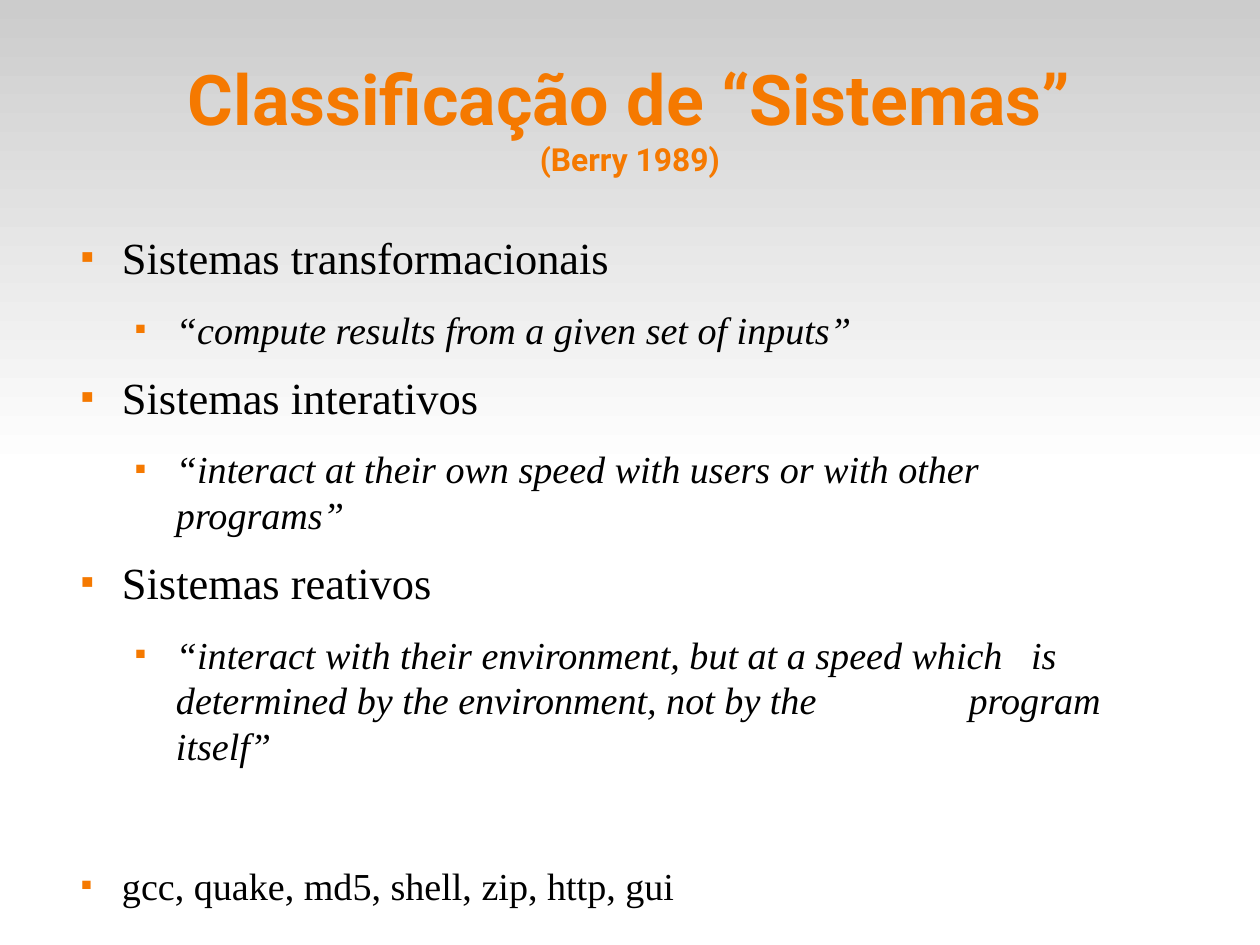
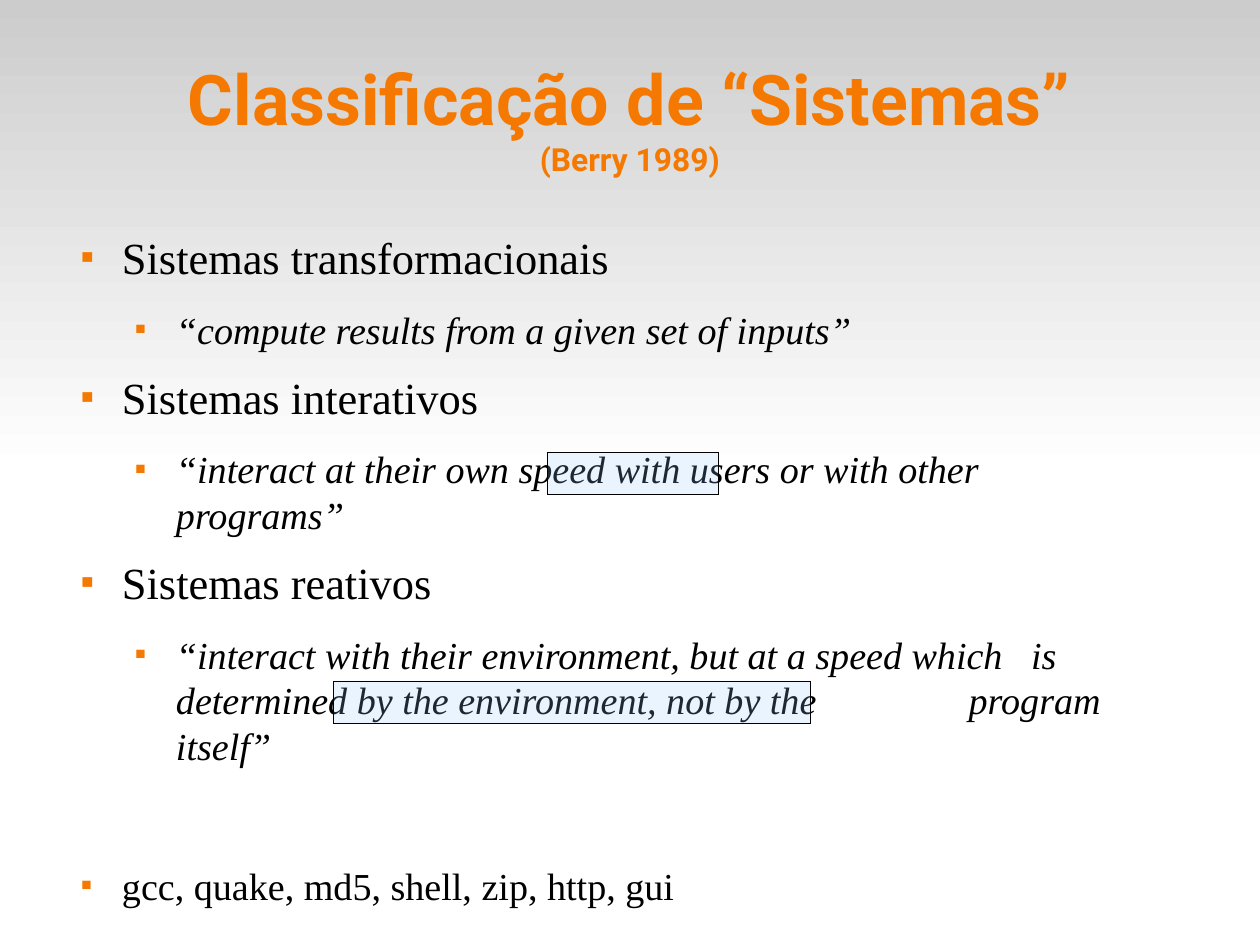
Before and after one commit to fsantanna-uerj/reativos, a slide deck: slide 2 of slides/01_reativos.odp. Drawn at 1260x945 pixels with LibreOffice and Linux fonts; fonts in the diff are those of the drawing. Boxes give left, top, right and bottom in pixels: in the first picture for what was removed or moved away, otherwise in the second. Text is boxed around its words. In the diff, an @@ line names an element or a change of style, - is before the commit and + after.

```diff
--- a/slides/01_reativos.odp
+++ b/slides/01_reativos.odp
@@ rectangle added at <box>548,453,719,495</box>, fill #99CCFF at 20% opacity, outline #000000 0 pt @@
@@ rectangle added at <box>334,681,811,724</box>, fill #99CCFF at 20% opacity, outline #000000 0 pt @@
```
Also in this commit, not shown: 1 other slide changed, 2 slides added, 14 other files.
